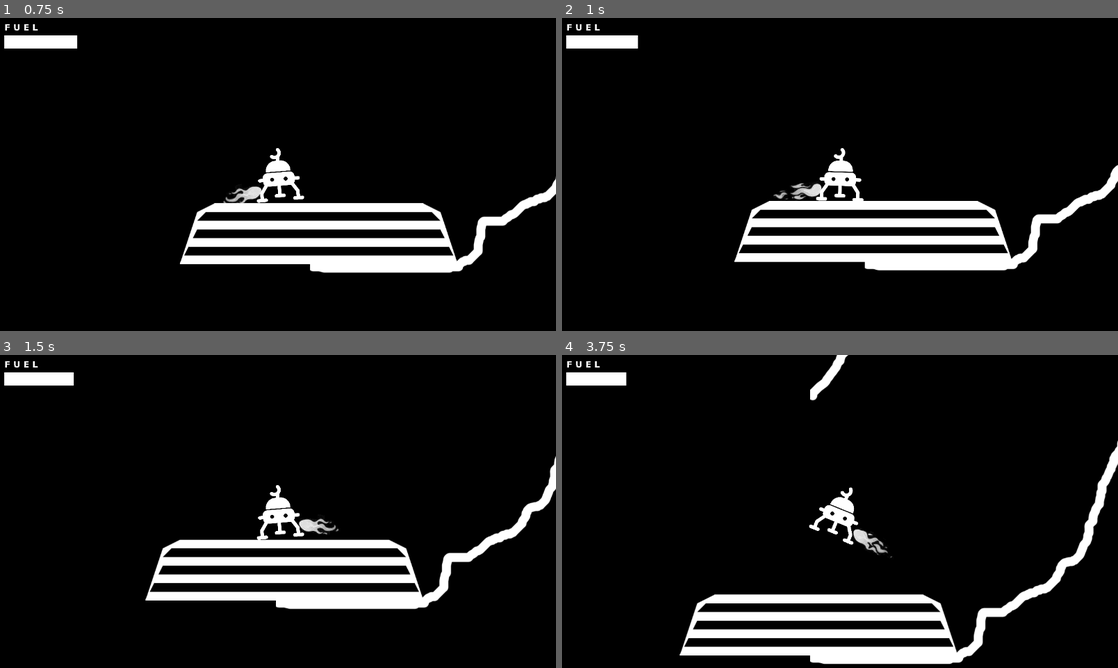
Above: before the commit, frames 1-4 (two rows, left to right).
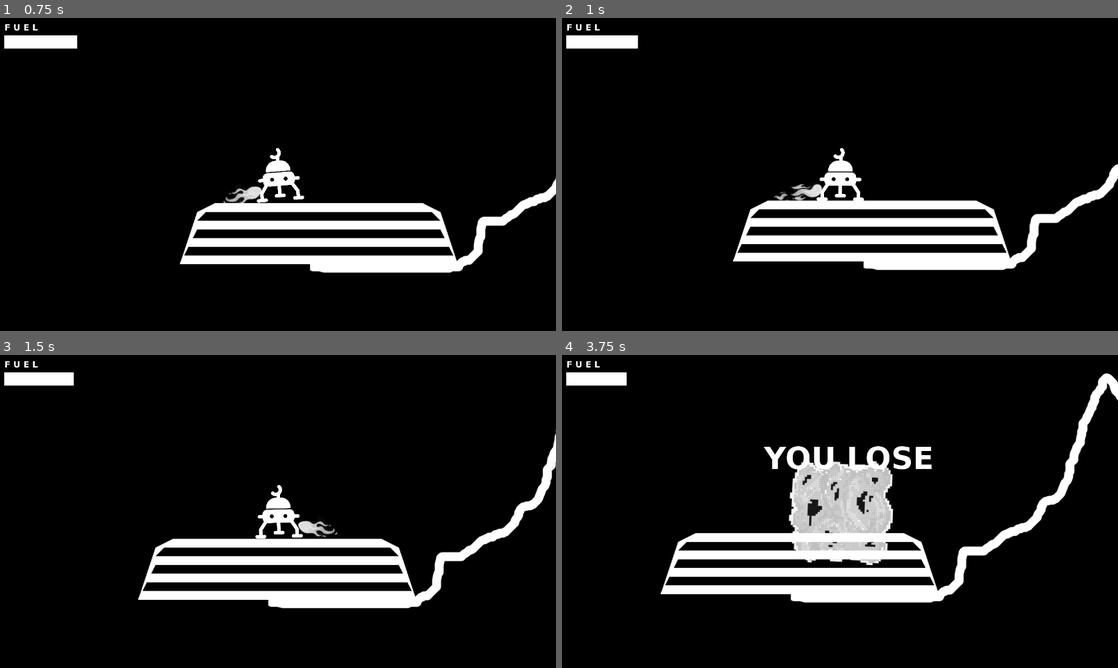
Above: after the commit, the same moments.

Repository: n1ay/LunarLander
Game: Godot game, scene res://World.tscn
Two runs of this game, one before a commit and one after it. Both use one fixed random seed, a clock stepped at 60 frames per second and the inputs below.
Inputs:
- Up to frame 1 (0.75 s): hold Right (ui_right) from 0.53 s (still down)
- Up to frame 2 (1 s): keep holding Right (ui_right)
- Up to frame 3 (1.5 s): release Right (ui_right) at 1.28 s; hold Left (ui_left) from 1.28 s (still down)
- Up to frame 4 (3.75 s): release Left (ui_left) at 2.03 s; hold Right (ui_right) 2.03-2.78 s; hold Up (ui_up) 2.78-3.53 s; hold Left (ui_left) from 3.53 s (still down)

Frame 1 is identical in both runs. In frame 2, 1.9% of the frame differs, in the area x 30-100%, y 41-81%; in frame 3, 4.1%; in frame 4, 20%, in the area x 11-100%, y 0-99%.
Error before the commit: Error calling built-in function 'len': Object can't provide a length. (res://Ship.gd:171)
Error after the commit: Error calling built-in function 'len': Object can't provide a length. (res://Ship.gd:215)

Commit message:
Add crash sounds, improve crash handling

Diff:
--- a/Level.gd
+++ b/Level.gd
@@ -14,7 +14,9 @@
 var level_completed_label = "GG easy"
 var event_label
 var label_visible_timer
-var LABEL_VISIBLE_TIME = 2
+var LABEL_VISIBLE_TIME = 1.5
+
+var reset_level_timer
 
 func _ready():
 	begin_platform = $BeginPlatform
@@ -43,6 +45,11 @@
 	label_visible_timer = Timer.new()
 	add_child(label_visible_timer)
 	label_visible_timer.connect("timeout", self, "hide_event_label")
+
+	reset_level_timer = Timer.new()
+	add_child(reset_level_timer)
+	reset_level_timer.connect("timeout", self, "reset_variables")
+	reset_level_timer.one_shot = true
 
 	load_level1()
 	level_colliders[0].set_disabled(false)
@@ -88,16 +95,26 @@
 	end_platform.set_position(Vector2(-400, -180))
 	set_ship_starting_pos()
 
+func freeze_ship():
+	ship.linear_velocity = Vector2(0, 0)
+	ship.angular_velocity = 0
+	ship.gravity_scale = 0
+	ship.process = false
+	reset_level_timer.start(ship.RESET_PROCESS_DURATION)
+
 func reset_variables():
 	ship.fuel = ship.MAX_FUEL
 	ship.set_rotation(0)
 	ship.linear_velocity = Vector2(0, 0)
 	ship.angular_velocity = 0
-	set_ship_starting_pos()
 	ship.end_collision_detected = false
 	ship.previous_velocity = Vector2(0, 0)
 	ship.collision_pos_lst = []
-
+	ship.gravity_scale = 1
+	set_ship_starting_pos()
+	ship_sprite.show()
+	ship.crash_animation_playing = false
+	ship.crash_sound_playing = false
 	ship.reset_process()
 
 #func _process(delta):
@@ -106,9 +123,8 @@
 
 func _on_Ship_game_over():
 	print('boom')
-	reset_variables()
 	present_label(game_over_label)
-
+	freeze_ship()
 
 func _on_Ship_level_completed():
 	print('gg easy')
--- a/Ship.gd
+++ b/Ship.gd
@@ -2,6 +2,7 @@
 
 ## constants
 var THROTTLE_IMPULSE = 400
+var FRICTION = 0.75
 var POSITION_OFFSET = 30
 var FLAME_TIMER_TICK = 0.1
 var MAX_FUEL = 100
@@ -13,6 +14,7 @@
 var MAX_END_PLATFORM_DISTANCE = 4000
 var NO_FUEL_TIMER = 5
 var RESET_PROCESS_DURATION = 1.5
+var CRASH_SPRITE_ANIMATION_TICK = 0.07
 
 var ZERO_VECTOR = Vector2(0, 0)
 
@@ -46,8 +48,18 @@
 var engine_audio_player
 var engine_sound_playing
 
+var crash_audio_player
+var crash_sound_playing
+
+# sprites
+var ship_sprite
+var crash_sprite
+var crash_sprite_animation_timer
+var crash_animation_playing
+
 ## functions
 func _ready():
+	set_friction(FRICTION)
 	end_collision_detected = false
 	end_platform = get_node("/root/World/LevelGenerator/Level/EndPlatform")
 	previous_velocity = ZERO_VECTOR
@@ -79,6 +91,38 @@
 	get_viewport().audio_listener_enable_2d = true
 	engine_audio_player = $EngineAudioPlayer
 	engine_sound_playing = false
+
+	crash_audio_player = $CrashAudioPlayer
+	crash_sound_playing = false
+
+	ship_sprite = $Sprite
+	crash_sprite = $CrashSprite
+	crash_sprite.hide()
+	crash_sprite_animation_timer = Timer.new()
+	add_child(crash_sprite_animation_timer)
+	crash_sprite_animation_timer.connect("timeout", self, "animate_crash")
+	crash_animation_playing = false
+
+func animate_crash():
+	if crash_sprite.frame + 1 < crash_sprite.hframes:
+		crash_sprite.frame += 1
+		crash_sprite_animation_timer.start(CRASH_SPRITE_ANIMATION_TICK)
+	else:
+		crash_sprite.hide()
+
+func play_crash_animation():
+	if not(crash_animation_playing):
+		crash_animation_playing = true
+		ship_sprite.hide()
+		crash_sprite.frame = 0
+		crash_sprite.show()
+		crash_sprite_animation_timer.start(CRASH_SPRITE_ANIMATION_TICK)
+
+func on_crash():
+	if not(crash_sound_playing):
+		crash_audio_player.play()
+		crash_sound_playing = true
+	play_crash_animation()
 
 func animateFlames(index):
 	var flame = flames[index]
@@ -175,9 +219,11 @@
 					collision_min_y = i.y
 			if collision_min_y < CRITICAL_Y_POS:
 				emit_signal("game_over")
+				on_crash()
 				return
 			elif previous_velocity.distance_to(ZERO_VECTOR) > CRITICAL_VELOCITY:
 				emit_signal("game_over")
+				on_crash()
 				return
 
 		if (get_position() - end_platform.get_position()).distance_to(ZERO_VECTOR) >= MAX_END_PLATFORM_DISTANCE:
--- a/Ship.tscn
+++ b/Ship.tscn
@@ -1,9 +1,11 @@
-[gd_scene load_steps=6 format=2]
+[gd_scene load_steps=8 format=2]
 
 [ext_resource path="res://Ship.gd" type="Script" id=1]
 [ext_resource path="res://assets/ship.png" type="Texture" id=2]
 [ext_resource path="res://assets/flame_bw.png" type="Texture" id=3]
 [ext_resource path="res://assets/ramjet2.ogg" type="AudioStream" id=4]
+[ext_resource path="res://assets/crash2.ogg" type="AudioStream" id=5]
+[ext_resource path="res://assets/crash.png" type="Texture" id=6]
 
 [sub_resource type="ConvexPolygonShape2D" id=1]
 points = PoolVector2Array( 0, -65, 30, -30, 50, 0, 50, 60, -50, 60, -50, 0, -30, -30 )
@@ -42,3 +44,10 @@
 
 [node name="EngineAudioPlayer" type="AudioStreamPlayer2D" parent="."]
 stream = ExtResource( 4 )
+
+[node name="CrashAudioPlayer" type="AudioStreamPlayer2D" parent="."]
+stream = ExtResource( 5 )
+
+[node name="CrashSprite" type="Sprite" parent="."]
+texture = ExtResource( 6 )
+hframes = 8
Binary file added: assets/crash.jpg
Not shown, added: assets/crash.jpg.import
Binary file added: assets/crash.png
Not shown, added: assets/crash.png.import
Not shown, added: assets/crash2.ogg.import
Not shown, added: assets/crash2.ogg
